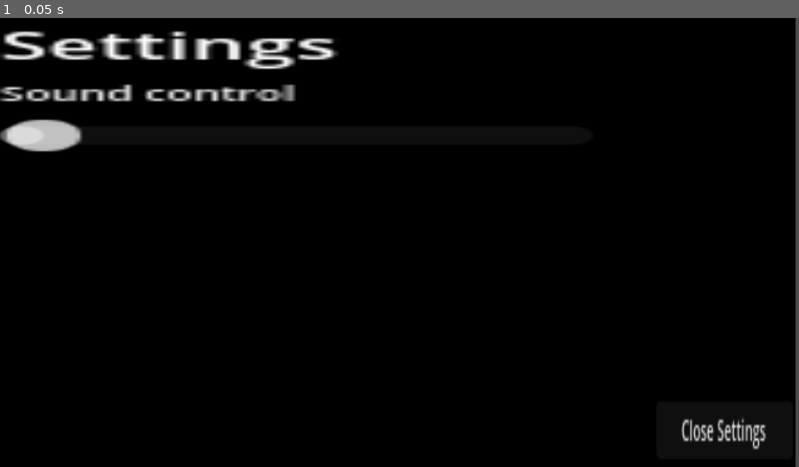
Above: before the commit, frame 1.
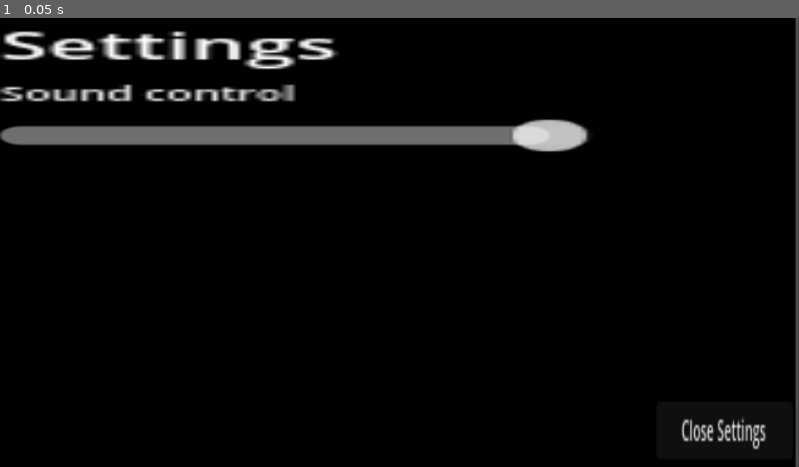
Above: after the commit, the same moment.

Repository: Lueegee1/Skr-t-Kast-Spil
Game: Godot game, scene res://settings.tscn
The game is run twice, just before and just after one commit, with the same random seed, the same clock (stepped at 60 frames per second) and the same inputs. This scene is started directly instead of the project's main scene.
Inputs:
- Up to frame 1 (0.05 s): no input

The runs differ from the first frame. In frame 1, 3.5% of the frame differs, in the area x 0-74%, y 22-30%.

Commit message:
Working audio changing

Diff:
--- a/SettingsMenu.gd
+++ b/SettingsMenu.gd
@@ -18,3 +18,4 @@
 
 func _on_sound_value_changed(value: float):
 	AudioServer.set_bus_volume_db(AudioServer.get_bus_index("Master"), value)
+	print(value)
--- a/settings.tscn
+++ b/settings.tscn
@@ -39,6 +39,8 @@
 
 [node name="Sound" type="HSlider" parent="CanvasLayer/Panel/VBoxContainer"]
 layout_mode = 2
+min_value = -60.0
+max_value = 0.0
 
 [node name="Button" type="Button" parent="CanvasLayer/Panel"]
 layout_mode = 0
